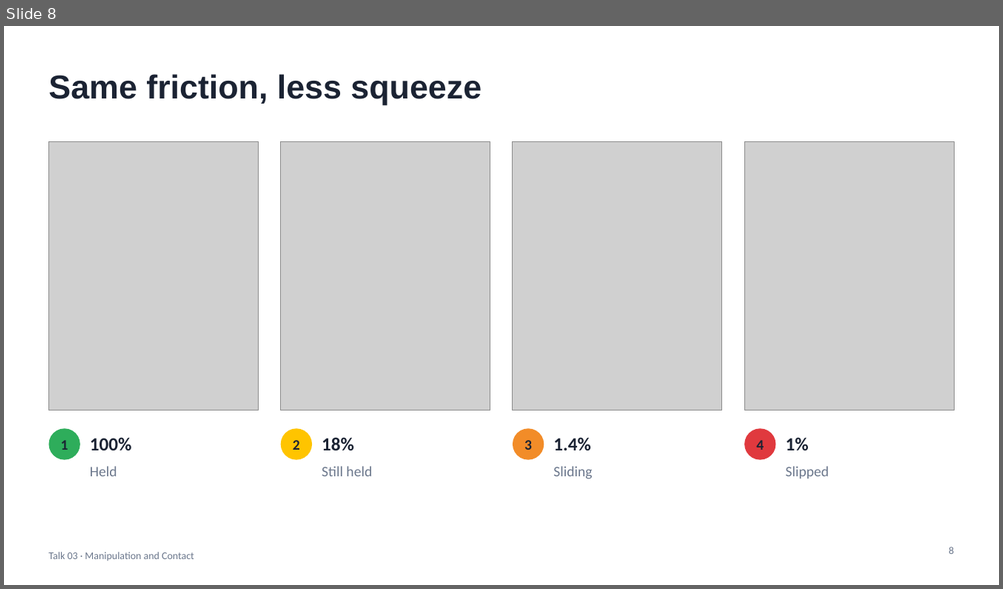
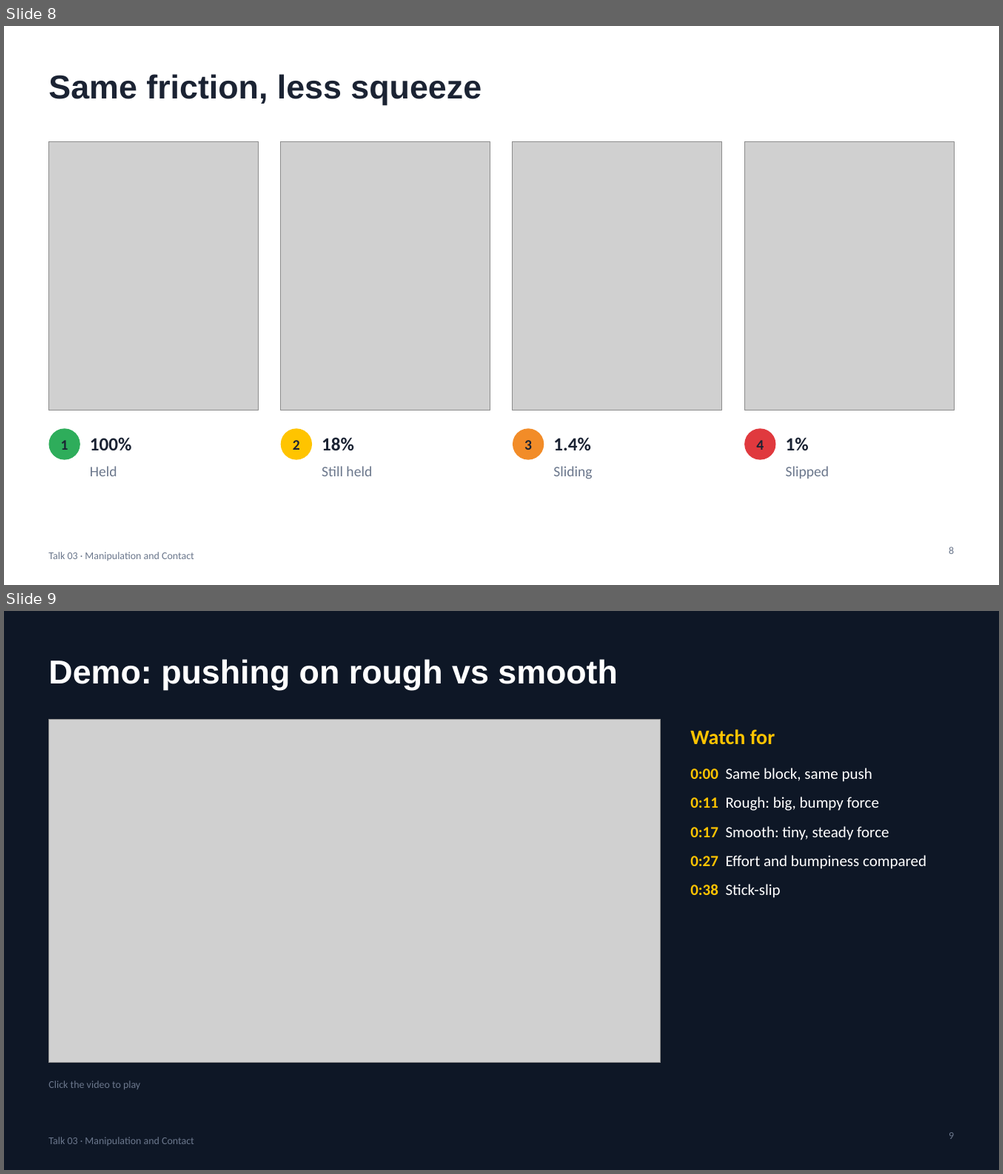
Before and after one commit to vikrantprasad5/isaac_demos, a slide deck: slides/Topic09_Contact_Friction.pptx. Shown one above the other, each under a label of ours: slide 8 before the commit, slides 8 and 9 after it. The pictures are 1003x589 and 1003x1174 pixels, drawn with LibreOffice and Linux fonts; fonts in the diff are those of the drawing; grey boxes stand for pictures. Boxes give left, top, right and bottom in pixels: in the first picture for what was removed or moved away, otherwise in the second. Text is boxed around its words. In the diff, an @@ line names an element or a change of style, - is before the commit and + after.

```diff
--- a/slides/Topic09_Contact_Friction.pptx
+++ b/slides/Topic09_Contact_Friction.pptx
@@ slide 9 added at [4,611,999,1170], background #0E1726; not listed: 1 template element that a slide beside it also shows @@
@@ title added at [48,659,617,690], 32 pt, text #FFFFFF, bold @@
+Demo: pushing on rough vs smooth
@@ picture added at [48,719,660,1063] @@
@@ text added at [690,729,774,745], 20 pt, text #FFC400, bold @@
+Watch for
@@ text added at [690,768,926,898], 15 pt, text #FFFFFF @@
+0:00 Same block, same push
+0:11 Rough: big, bumpy force
+0:17 Smooth: tiny, steady force
+0:27 Effort and bumpiness compared
+0:38 Stick-slip
@@ text added at [48,1081,140,1090], 10 pt, text #6B778C @@
+Click the video to play
@@ page number added at [948,1133,953,1139], 10 pt, text #6B778C @@
+9
```
Also in this commit, not shown: 1 other slide added, 43 other files.
